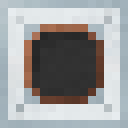
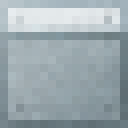
Layers edited between the first and the second 128x128 image:
hid "Copper Ring Big" over left=24, top=24, right=104, bottom=104
hid "Generator" over left=24, top=24, right=104, bottom=104
hid "Fan 3" over left=24, top=24, right=104, bottom=104
hid "Fan 2" over left=24, top=24, right=104, bottom=104
hid "Fan" over left=24, top=24, right=104, bottom=104
hid "Top" over left=0, top=16, right=128, bottom=128
showed "Generator Side" over left=0, top=16, right=128, bottom=128
